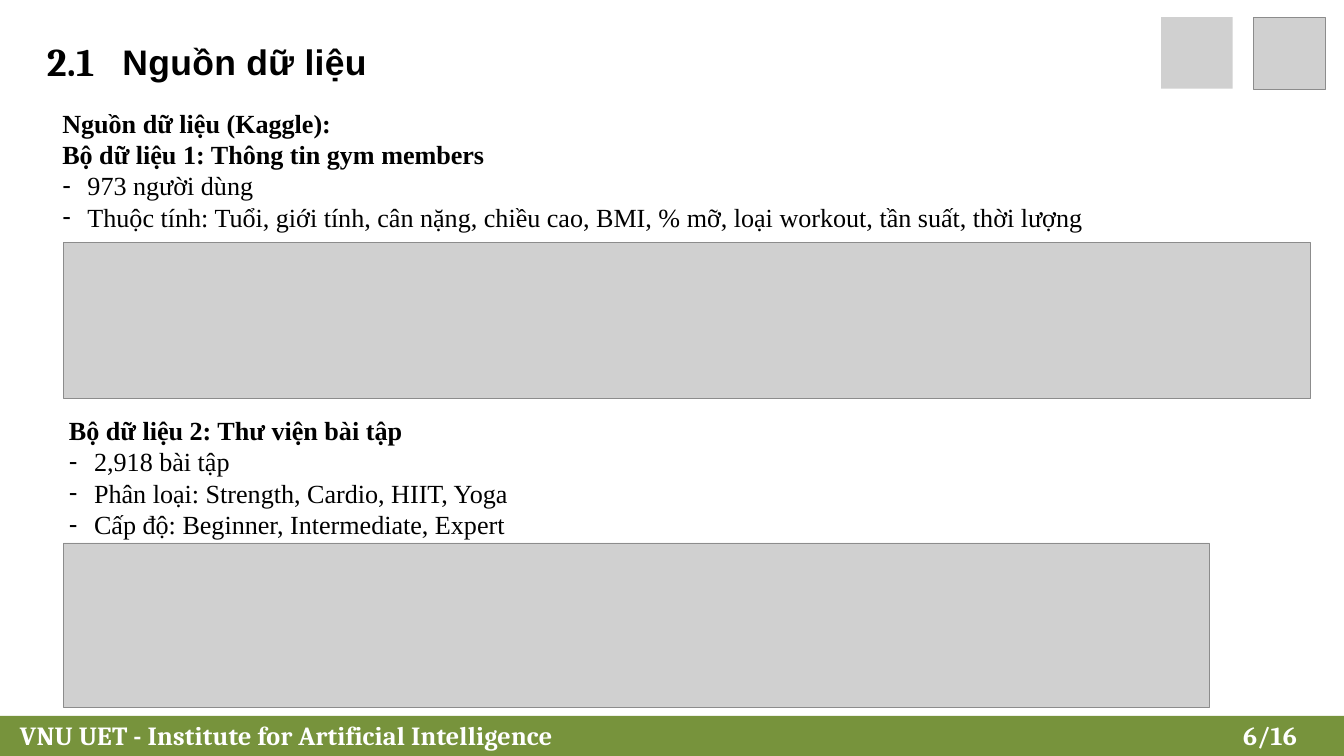
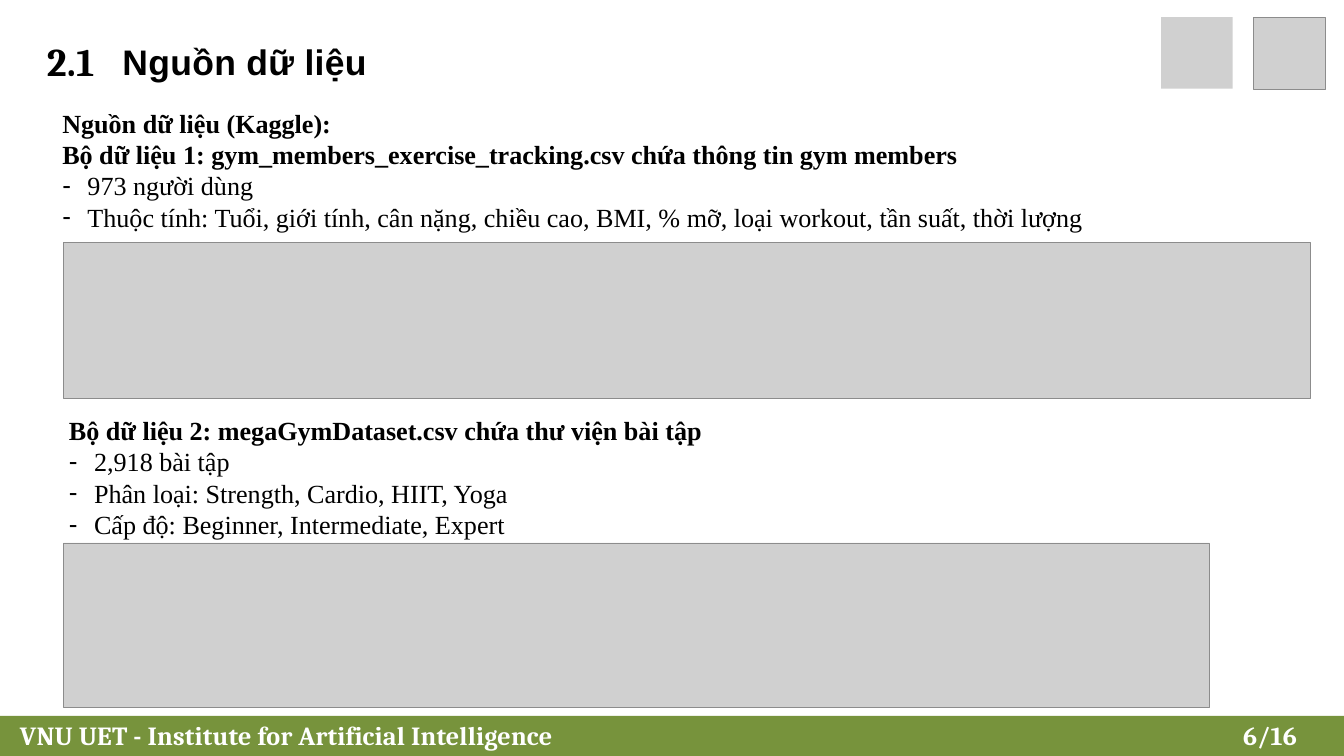
Before and after one commit to 24022404/fitness-recommendation, a slide deck: slide 6 of Slide_DataMining.pptx. Drawn at 1344x756 pixels with LibreOffice and Linux fonts; fonts in the diff are those of the drawing; grey boxes stand for pictures; background and template pictures are left out. Boxes give left, top, right and bottom in pixels: in the first picture for what was removed or moved away, otherwise in the second. Text is boxed around its words. In the diff, an @@ line names an element or a change of style, - is before the commit and + after.

```diff
--- a/Slide_DataMining.pptx
+++ b/Slide_DataMining.pptx
@@ text at [62,145,957,170]: text changed @@
-Bộ dữ liệu 1: Thông tin gym members
+Bộ dữ liệu 1: gym_members_exercise_tracking.csv chứa thông tin gym members
@@ text at [69,421,701,446]: text changed @@
-Bộ dữ liệu 2: Thư viện bài tập
+Bộ dữ liệu 2: megaGymDataset.csv chứa thư viện bài tập
```
Also in this commit, not shown: 4 other slides changed, 11 other files.
